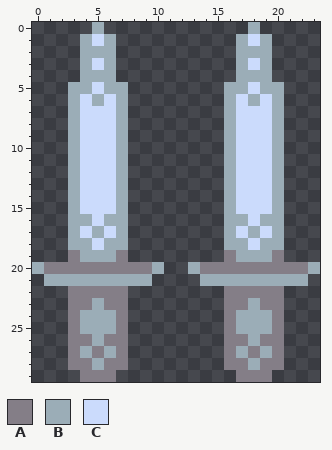
File history of a pixel-art sprite, img/player-new/knives.png. Above, as it was before the edit.
The file is 24x30 pixels.
Palette (. is transparent): A #847e87  B #9badb7  C #cbdbfc
Pixels before, first column x 0:
 0 .....B............B.....
 1 ....BCB..........BCB....
 2 ....BBB..........BBB....
 3 ....BCB..........BCB....
 4 ....BBB..........BBB....
 5 ...BBCBB........BBCBB...
 6 ...BCBCB........BCBCB...
 7 ...BCCCB........BCCCB...
 8 ...BCCCB........BCCCB...
 9 ...BCCCB........BCCCB...
10 ...BCCCB........BCCCB...
11 ...BCCCB........BCCCB...
12 ...BCCCB........BCCCB...
13 ...BCCCB........BCCCB...
14 ...BCCCB........BCCCB...
15 ...BCCCB........BCCCB...
16 ...BBCBB........BBCBB...
17 ...BCBCB........BCBCB...
18 ...BBCBB........BBCBB...
19 ...ABBBA........ABBBA...
20 BAAAAAAAAAB..BAAAAAAAAAB
21 .BBBBBBBBB....BBBBBBBBB.
22 ...AAAAA........AAAAA...
23 ...AABAA........AABAA...
24 ...ABBBA........ABBBA...
25 ...ABBBA........ABBBA...
26 ...AABAA........AABAA...
27 ...ABABA........ABABA...
28 ...AABAA........AABAA...
29 ....AAA..........AAA....
After the commit:
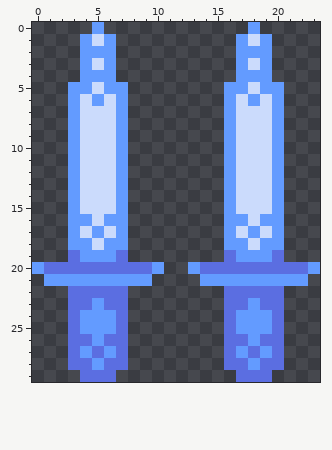
The edit:
Colour A changes from #847e87 to #5b6ee1.
Colour B changes from #9badb7 to #639bff.
Changed places in both pictures, as pixel boxes (x1, y1, x2, y2):
changed: (32, 22, 320, 382)
